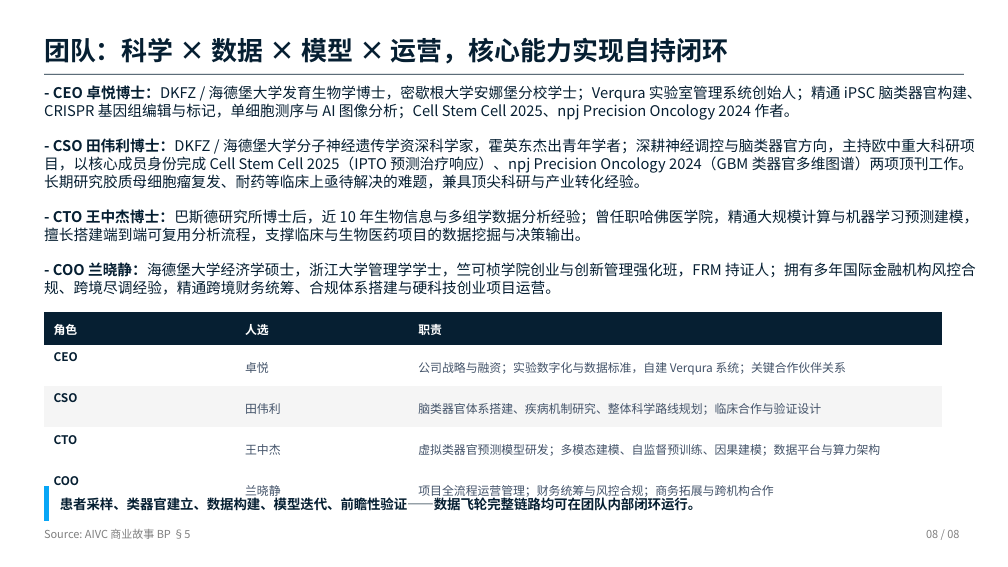
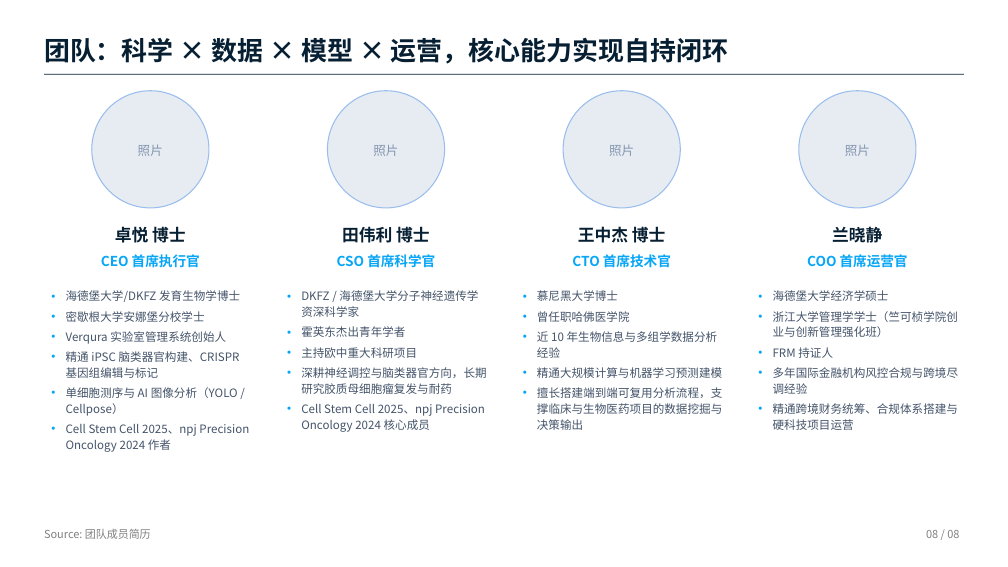
Before and after one commit to Milkar/businessPlan, a slide deck: slide 8 of slides/Vitoma_BP_part1_team.pptx. Drawn at 1008x567 pixels with LibreOffice and Linux fonts; fonts in the diff are those of the drawing. Boxes give left, top, right and bottom in pixels: in the first picture for what was removed or moved away, otherwise in the second. Text is boxed around its words. In the diff, an @@ line names an element or a change of style, - is before the commit and + after.

```diff
--- a/slides/Vitoma_BP_part1_team.pptx
+++ b/slides/Vitoma_BP_part1_team.pptx
@@ text removed at (44, 85, 982, 295) @@
-- CEO 卓悦博士：DKFZ / 海德堡大学发育生物学博士，密歇根大学安娜堡分校学士；Verqura 实验室管理系统创始人；精通 iPSC 脑类器官构建、CRISPR 基因组编辑与标记，单细胞测序与 AI 图像分析；Cell Stem Cell 2025、npj Precision Oncology 2024 作者。
-- CSO 田伟利博士：DKFZ / 海德堡大学分子神经遗传学资深科学家，霍英东杰出青年学者；深耕神经调控与脑类器官方向，主持欧中重大科研项目，以核心成员身份完成 Cell Stem Cell 2025（IPTO 预测治疗响应）、npj Precision Oncology 2024（GBM 类器官多维图谱）两项顶刊工作。长期研究胶质母细胞瘤复发、耐药等临床上亟待解决的难题，兼具顶尖科研与产业转化经验。
-- CTO 王中杰博士：巴斯德研究所博士后，近 10 年生物信息与多组学数据分析经验；曾任职哈佛医学院，精通大规模计算与机器学习预测建模，擅长搭建端到端可复用分析流程，支撑临床与生物医药项目的数据挖掘与决策输出。
-- COO 兰晓静：海德堡大学经济学硕士，浙江大学管理学学士，竺可桢学院创业与创新管理强化班，FRM 持证人；拥有多年国际金融机构风控合规、跨境尽调经验，精通跨境财务统筹、合规体系搭建与硬科技创业项目运营。
@@ ellipse added at (91, 91, 209, 208), fill #E7ECF2, outline #99BDED 1 pt, 12 pt, text #8496B0 @@
+照片
@@ ellipse added at (327, 91, 445, 208), fill #E7ECF2, outline #99BDED 1 pt, 12 pt, text #8496B0 @@
+照片
@@ ellipse added at (563, 91, 681, 208), fill #E7ECF2, outline #99BDED 1 pt, 12 pt, text #8496B0 @@
+照片
@@ ellipse added at (799, 91, 917, 208), fill #E7ECF2, outline #99BDED 1 pt, 12 pt, text #8496B0 @@
+照片
@@ text added at (115, 226, 186, 243), 16 pt, text #061F32, bold @@
+卓悦 博士
@@ text added at (342, 226, 430, 243), 16 pt, text #061F32, bold @@
+田伟利 博士
@@ text added at (578, 226, 666, 243), 16 pt, text #061F32, bold @@
+王中杰 博士
@@ text added at (832, 226, 882, 243), 16 pt, text #061F32, bold @@
+兰晓静
@@ text added at (101, 254, 200, 267), 13 pt, text #08A6F6, bold @@
+CEO 首席执行官
@@ text added at (337, 254, 435, 268), 13 pt, text #08A6F6, bold @@
+CSO 首席科学官
@@ text added at (572, 254, 671, 267), 13 pt, text #08A6F6, bold @@
+CTO 首席技术官
@@ text added at (807, 253, 908, 271), 13 pt, text #08A6F6, bold @@
+COO 首席运营官
@@ text added at (66, 290, 249, 452), 11 pt, text #44546A @@
+• 海德堡大学/DKFZ 发育生物学博士
+• 密歇根大学安娜堡分校学士
+• Verqura 实验室管理系统创始人
+• 精通 iPSC 脑类器官构建、CRISPR 基因组编辑与标记
+• 单细胞测序与 AI 图像分析（YOLO / Cellpose）
+• Cell Stem Cell 2025、npj Precision Oncology 2024 作者
@@ text added at (301, 290, 486, 432), 11 pt, text #44546A @@
+• DKFZ / 海德堡大学分子神经遗传学资深科学家
+• 霍英东杰出青年学者
+• 主持欧中重大科研项目
+• 深耕神经调控与脑类器官方向，长期研究胶质母细胞瘤复发与耐药
+• Cell Stem Cell 2025、npj Precision Oncology 2024 核心成员
@@ text added at (537, 290, 722, 430), 11 pt, text #44546A @@
+• 慕尼黑大学博士
+• 曾任职哈佛医学院
+• 近 10 年生物信息与多组学数据分析经验
+• 精通大规模计算与机器学习预测建模
+• 擅长搭建端到端可复用分析流程，支撑临床与生物医药项目的数据挖掘与决策输出
@@ text added at (773, 290, 958, 430), 11 pt, text #44546A @@
+• 海德堡大学经济学硕士
+• 浙江大学管理学学士（竺可桢学院创业与创新管理强化班）
+• FRM 持证人
+• 多年国际金融机构风控合规与跨境尽调经验
+• 精通跨境财务统筹、合规体系搭建与硬科技项目运营
@@ table removed at (44, 312, 941, 503), 5 rows, 3 columns @@
-角色 | 人选 | 职责
-CEO | 卓悦 | 公司战略与融资；实验数字化与数据标准，自建 Verqura 系统；关键合作伙伴关系
-CSO | 田伟利 | 脑类器官体系搭建、疾病机制研究、整体科学路线规划；临床合作与验证设计
-CTO | 王中杰 | 虚拟类器官预测模型研发；多模态建模、自监督预训练、因果建模；数据平台与算力架构
-COO | 兰晓静 | 项目全流程运营管理；财务统筹与风控合规；商务拓展与跨机构合作
@@ freeform shape removed at (44, 486, 964, 521) @@
@@ text removed at (60, 495, 701, 511) @@
-患者采样、类器官建立、数据构建、模型迭代、前瞻性验证——数据飞轮完整链路均可在团队内部闭环运行。
@@ text at (44, 529, 151, 539): text changed @@
-Source: AIVC 商业故事 BP §5
+Source: 团队成员简历
```
Also in this commit, not shown: 3 other slides changed, 1 slide added, 1 slide removed, 3 other files.
